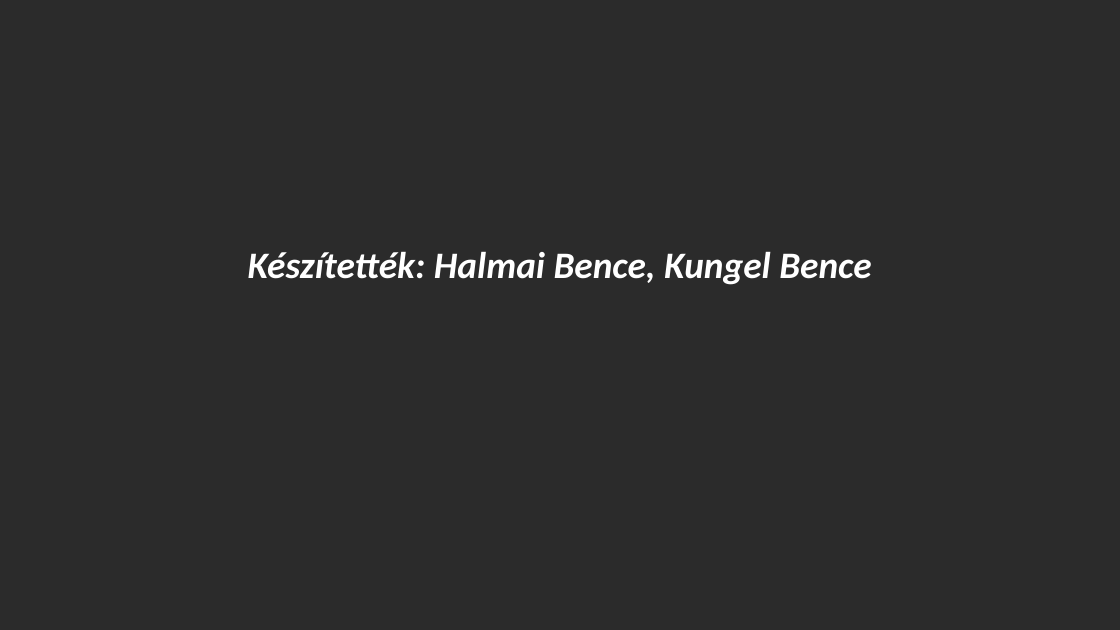
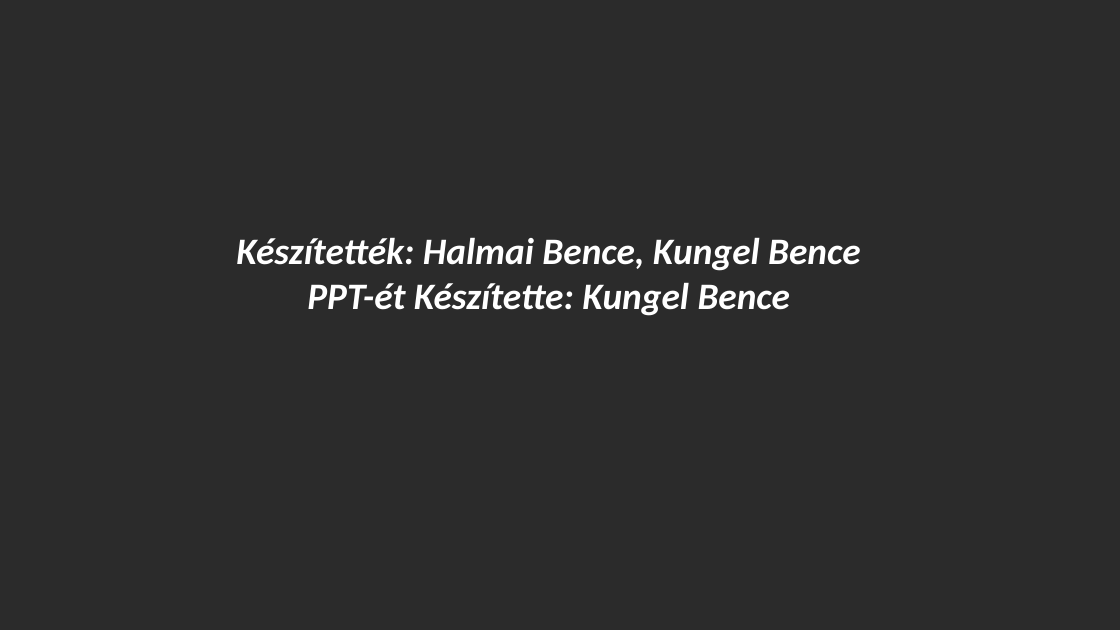
Before and after one commit to Hbence10/algoritmus-projekt, a slide deck: slide 1 of munkamenet.pptx. Drawn at 1120x630 pixels with LibreOffice and Linux fonts; fonts in the diff are those of the drawing; background and template pictures are left out; a plain dark background stands for a picture behind light text. Boxes give left, top, right and bottom in pixels: in the first picture for what was removed or moved away, otherwise in the second. Text is boxed around its words. In the diff, an @@ line names an element or a change of style, - is before the commit and + after.

```diff
--- a/munkamenet.pptx
+++ b/munkamenet.pptx
@@ text "Készítették: Halmai Bence, Kungel Bence": place and size @@
-text "Készítették: Halmai Bence, Kungel Bence" at <box>248,251,871,285</box>
+text "Készítették: Halmai Bence, Kungel Bence" at <box>236,237,860,316</box>
@@ text at <box>307,282,790,316</box>: paragraph added @@
+PPT-ét Készítette: Kungel Bence
```
Also in this commit, not shown: 1 other slide changed, 5 slides added, 2 other files.
